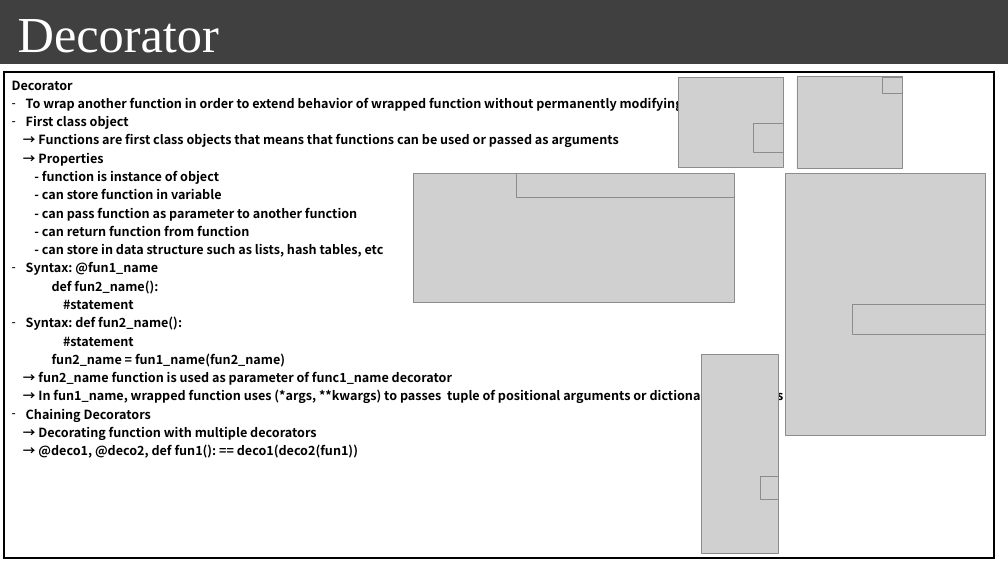
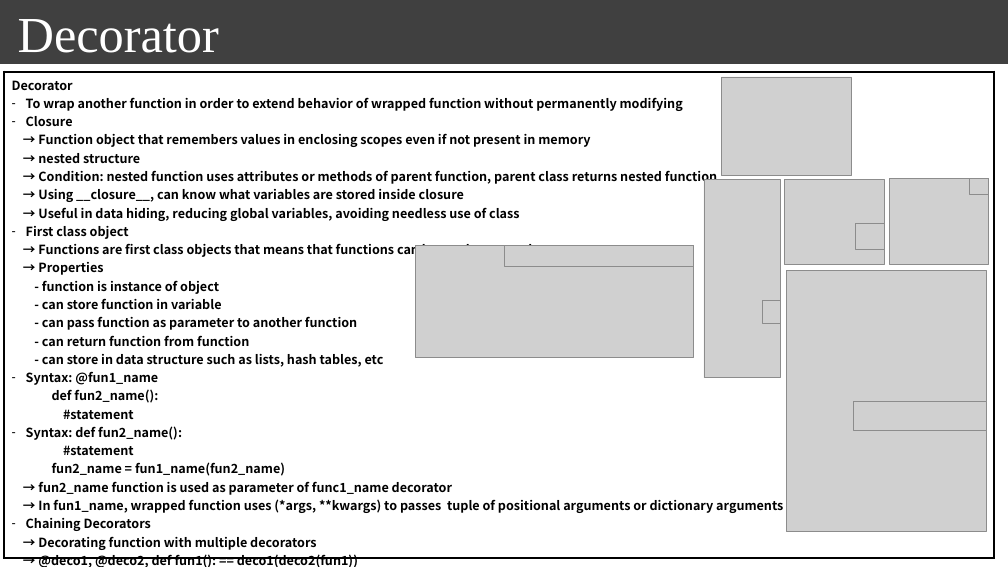
Before and after one commit to seonghokim/Study, a slide deck: slide 41 of Study Material/[ENG] everything in python.pptx (slide 38 before the commit). Drawn at 1008x567 pixels with LibreOffice and Linux fonts; fonts in the diff are those of the drawing; grey boxes stand for pictures; background and template pictures are left out. Boxes give left, top, right and bottom in pixels: in the first picture for what was removed or moved away, otherwise in the second. Text is boxed around its words. In the diff, an @@ line names an element or a change of style, - is before the commit and + after.

```diff
--- a/Study Material/[ENG] everything in python.pptx
+++ b/Study Material/[ENG] everything in python.pptx
@@ table at [4,72,994,567] @@
-row 1, column 1: Decorator / To wrap another function in order to extend behavior of wrapped function without permanently modifying / First class object / → Functions are first class objects that means that functions can be used or passed as arguments / → Properties / - function is instance of object / - can store function in variable / - can pass function as parameter to another function / - can return function from function / - can store in data structure such as lists, hash tables, etc / Syntax: @fun1_name / def fun2_name(): / #statement / Syntax: def fun2_name(): / #statement / fun2_name = fun1_name(fun2_name) / → fun2_name function is used as parameter of func1_name decorator / → In fun1_name, wrapped function uses (*args, **kwargs) to passes tuple of positional arguments or dictionary arguments / Chaining Decorators / → Decorating function with multiple decorators / → @deco1, @deco2, def fun1(): == deco1(deco2(fun1))
+row 1, column 1: Decorator / To wrap another function in order to extend behavior of wrapped function without permanently modifying / Closure / → Function object that remembers values in enclosing scopes even if not present in memory / → nested structure / → Condition: nested function uses attributes or methods of parent function, parent class returns nested function / → Using __closure__, can know what variables are stored inside closure / → Useful in data hiding, reducing global variables, avoiding needless use of class / First class object / → Functions are first class objects that means that functions can be used or passed as arguments / → Properties / - function is instance of object / - can store function in variable / - can pass function as parameter to another function / - can return function from function / - can store in data structure such as lists, hash tables, etc / Syntax: @fun1_name / def fun2_name(): / #statement / Syntax: def fun2_name(): / #statement / fun2_name = fun1_name(fun2_name) / → fun2_name function is used as parameter of func1_name decorator / → In fun1_name, wrapped function uses (*args, **kwargs) to passes tuple of positional arguments or dictionary arguments / Chaining Decorators / → Decorating function with multiple decorators / → @deco1, @deco2, def fun1(): == deco1(deco2(fun1))
@@ picture added at [722,77,851,175] @@
@@ picture: place and size @@
-picture at [702,355,778,554]
+picture at [704,179,780,378]
@@ picture: place and size @@
-picture at [678,77,783,168]
+picture at [785,179,884,265]
@@ picture: place and size @@
-picture at [797,77,902,169]
+picture at [889,178,988,265]
@@ picture: place and size @@
-picture at [882,77,903,94]
+picture at [969,178,988,194]
@@ picture: place and size @@
-picture at [753,124,783,153]
+picture at [855,223,884,250]
@@ picture: place and size @@
-picture at [414,174,734,302]
+picture at [415,246,693,358]
@@ picture: place and size @@
-picture at [516,174,734,197]
+picture at [504,246,693,266]
@@ picture: place and size @@
-picture at [786,174,986,436]
+picture at [786,271,987,532]
@@ picture: place and size @@
-picture at [761,476,778,499]
+picture at [763,301,780,324]
@@ picture: place and size @@
-picture at [853,305,986,334]
+picture at [854,401,987,430]
```
Also in this commit, not shown: 2 other slides changed, 3 slides added, 2 other files.
